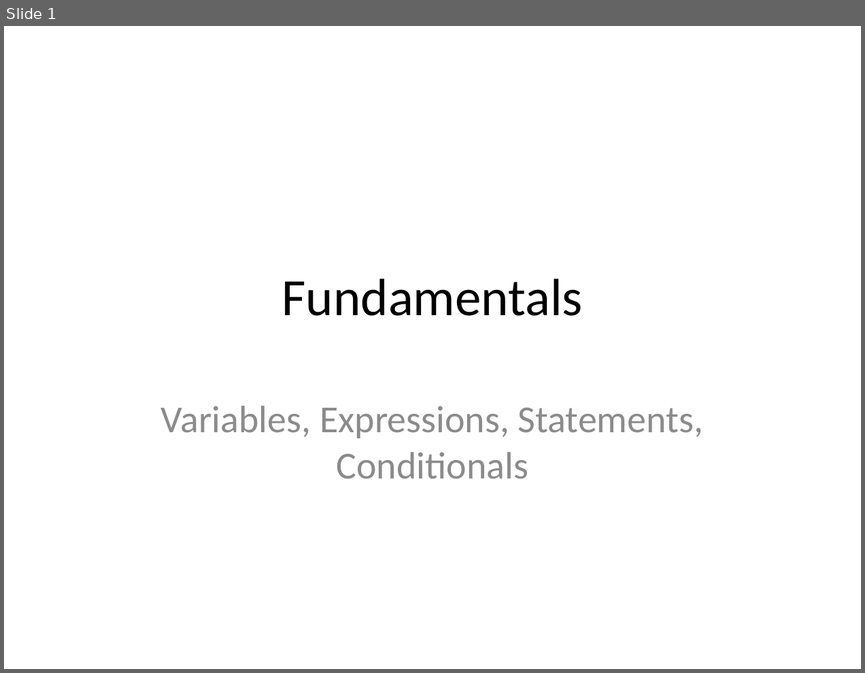
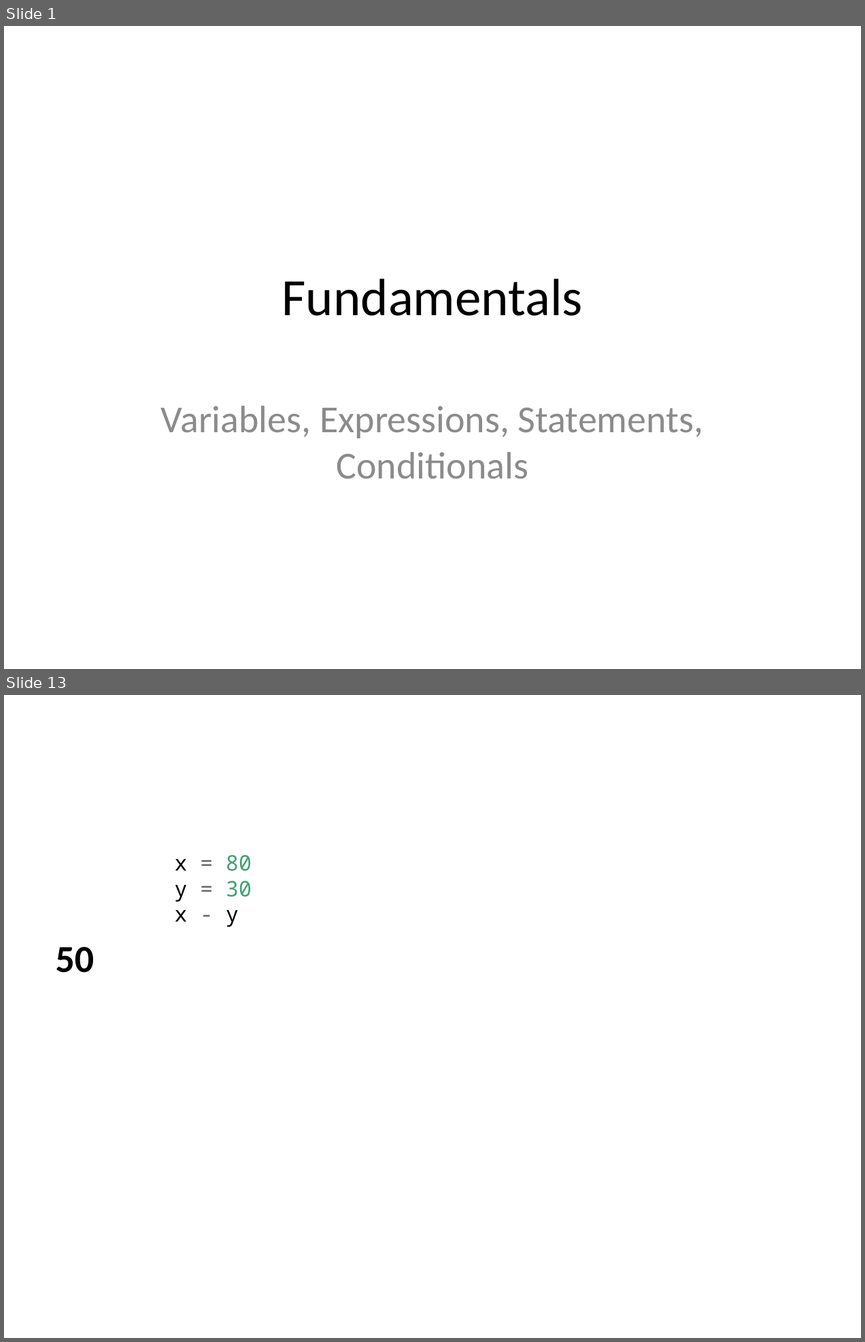
Before and after one commit to edsu/inst326, a slide deck: modules/module01/slides.pptx. Shown one above the other, each under a label of ours: slide 1 before the commit, slides 1 and 13 after it; the slides between them are not shown. The pictures are 865x673 and 865x1342 pixels, drawn with LibreOffice and Linux fonts; fonts in the diff are those of the drawing. Boxes give left, top, right and bottom in pixels: in the first picture for what was removed or moved away, otherwise in the second. Text is boxed around its words. In the diff, an @@ line names an element or a change of style, - is before the commit and + after.

```diff
--- a/modules/module01/slides.pptx
+++ b/modules/module01/slides.pptx
@@ slide 13 added at (x1=4, y1=695, x2=861, y2=1338), background #FFFFFF @@
@@ text added at (x1=56, y1=855, x2=252, y2=972), 18 pt, text #000000 @@
+x = 80
+y = 30
+x - y
+50
```
Also in this commit, not shown: 6 slides changed, 14 other slides added, 3 slides removed, 4 other files.
